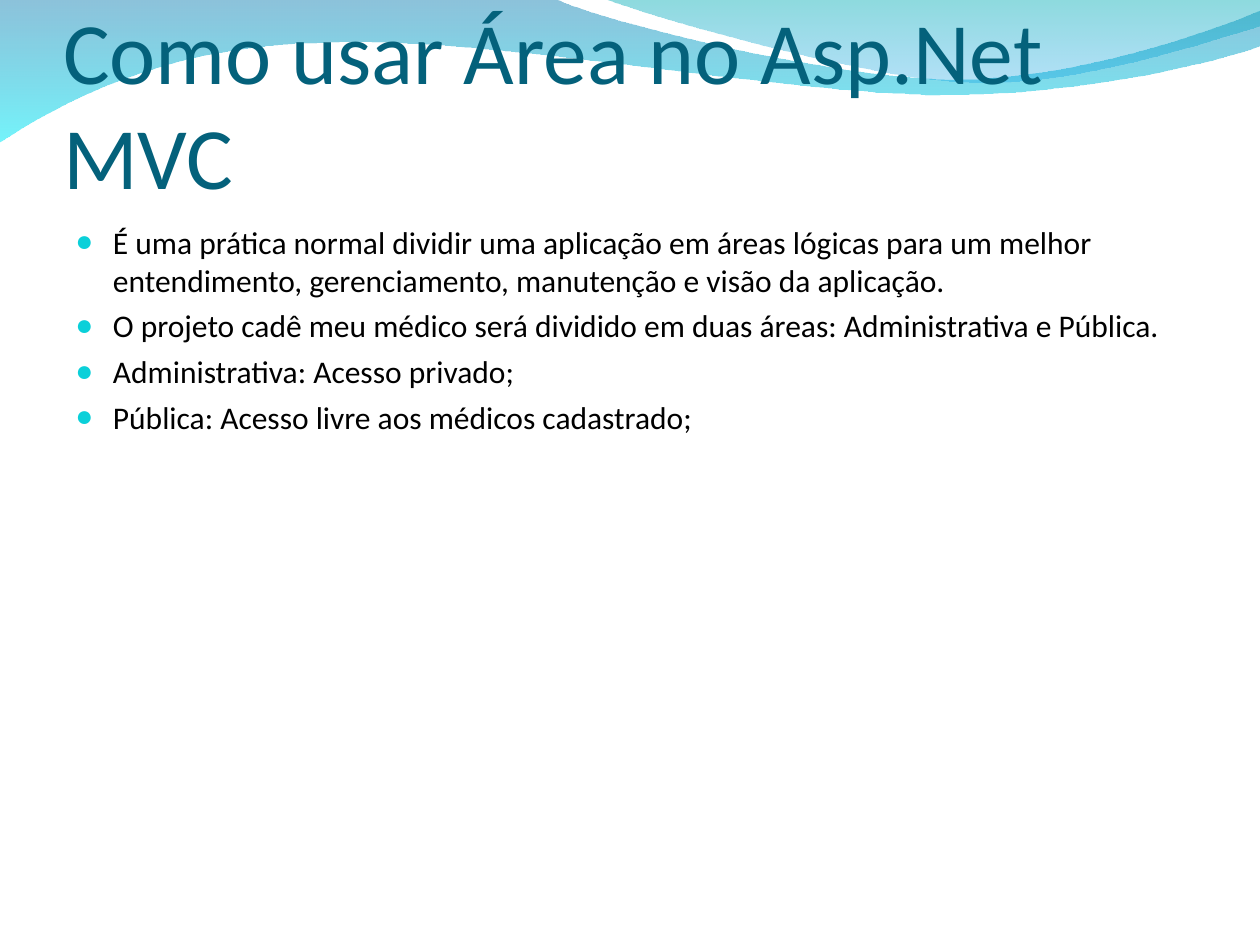
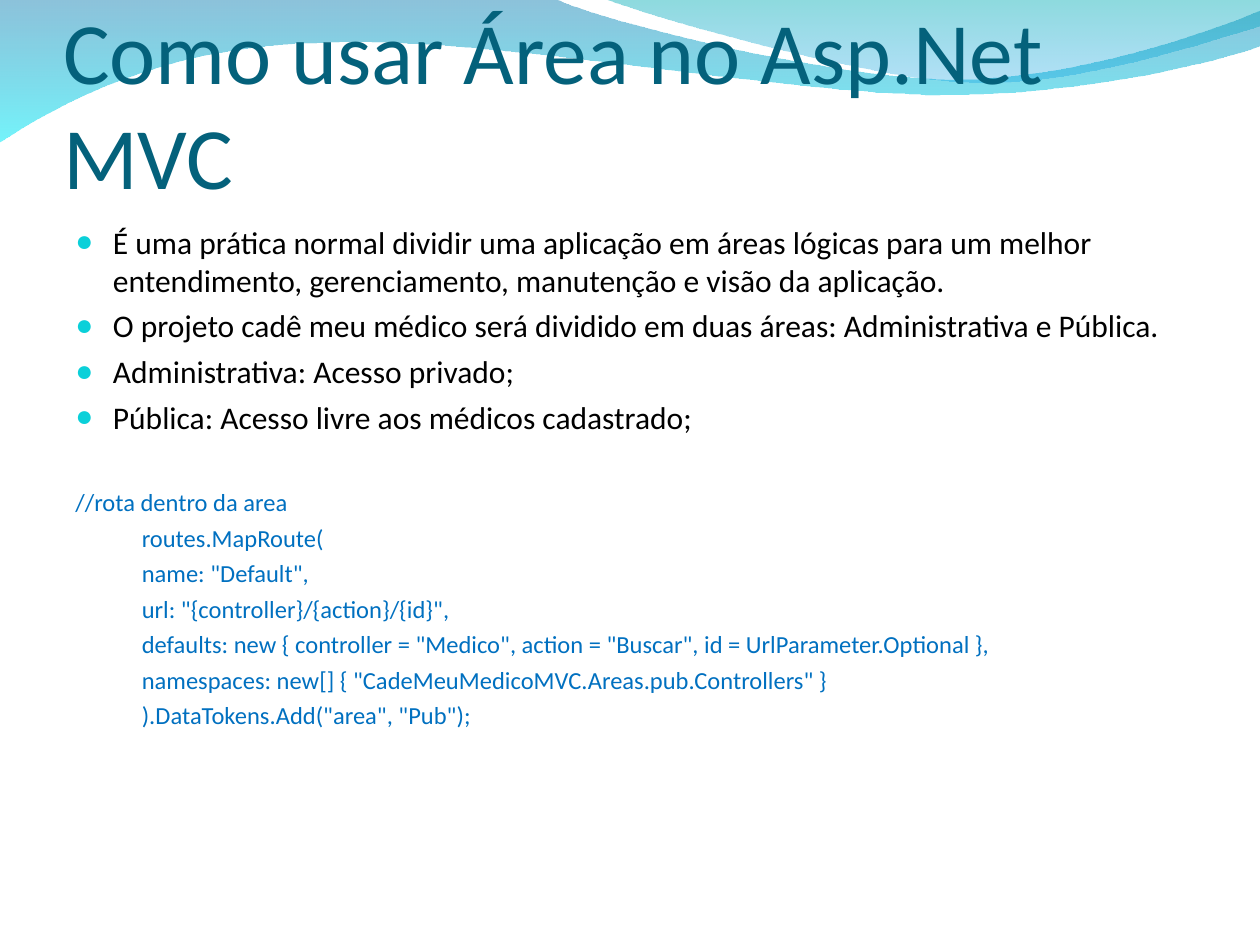
Before and after one commit to wandersonalvesrodrigues/Apresentacao_ASP.NET_MVC, a slide deck: slide 49 of ASP.NET MVC.ppt (slide 48 before the commit). Drawn at 1260x945 pixels with LibreOffice and Linux fonts; fonts in the diff are those of the drawing; background and template pictures are left out. Boxes give left, top, right and bottom in pixels: in the first picture for what was removed or moved away, otherwise in the second. Text is boxed around its words. In the diff, an @@ line names an element or a change of style, - is before the commit and + after.

```diff
--- a/ASP.NET MVC.ppt
+++ b/ASP.NET MVC.ppt
@@ text at [75, 494, 969, 727]: paragraphs added @@
+//rota dentro da area
+routes.MapRoute(
+name: "Default",
+url: "{controller}/{action}/{id}",
+defaults: new { controller = "Medico", action = "Buscar", id = UrlParameter.Optional },
+namespaces: new[] { "CadeMeuMedicoMVC.Areas.pub.Controllers" }
+).DataTokens.Add("area", "Pub");
```
Also in this commit, not shown: 1 slide added.
